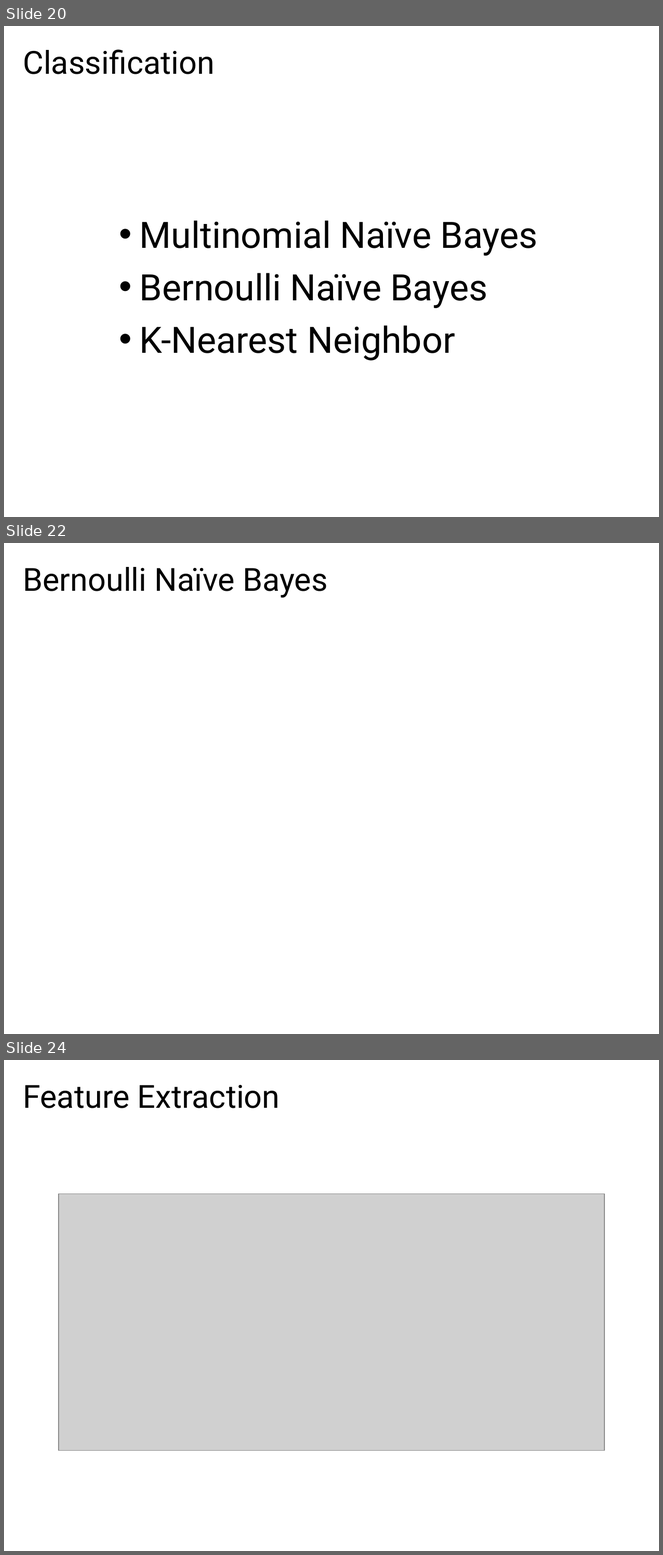
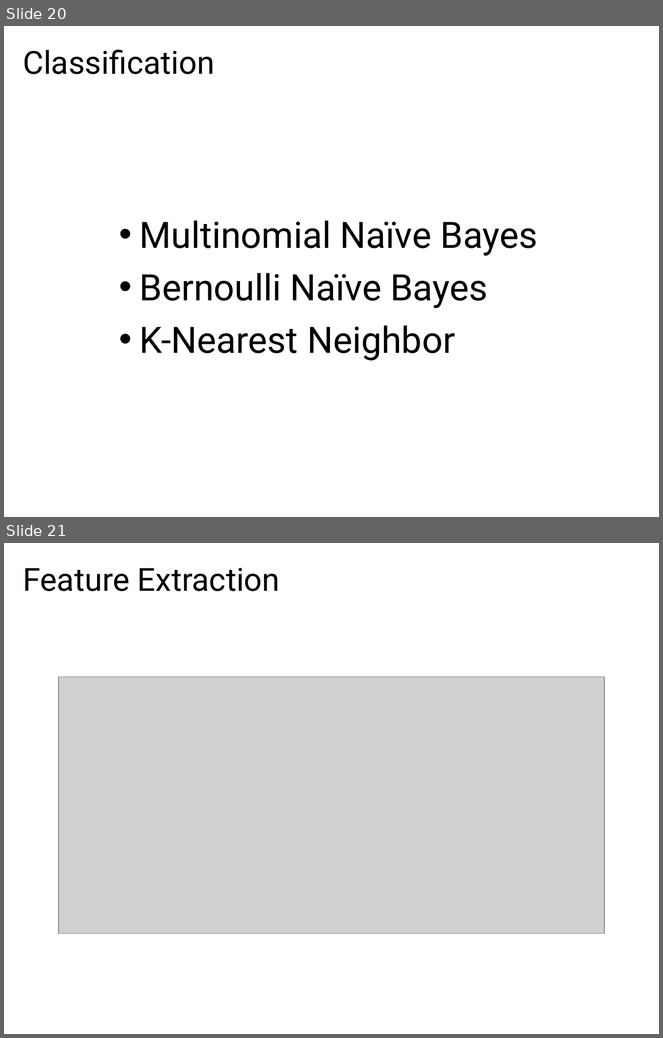
Before and after one commit to willpots/thesis, a slide deck: presentation/final_presentation.pptx. Shown one above the other, each under a label of ours: slides 20, 22 and 24 before the commit, slides 20 and 21 after it; the slides between them are not shown. The pictures are 663x1555 and 663x1038 pixels, drawn with LibreOffice and Linux fonts; fonts in the diff are those of the drawing; grey boxes stand for pictures. Boxes give left, top, right and bottom in pixels: in the first picture for what was removed or moved away, otherwise in the second. Text is boxed around its words. In the diff, an @@ line names an element or a change of style, - is before the commit and + after.

```diff
--- a/presentation/final_presentation.pptx
+++ b/presentation/final_presentation.pptx
@@ slide 22 removed at [4, 543, 659, 1034], background #FFFFFF @@
@@ title removed at [23, 567, 328, 598] @@
-Bernoulli Naïve Bayes
@@ what was slide 24 is now slide 21 @@
```
Also in this commit, not shown: 2 slides changed, 15 slides added, 7 other slides removed, 6 other files.
